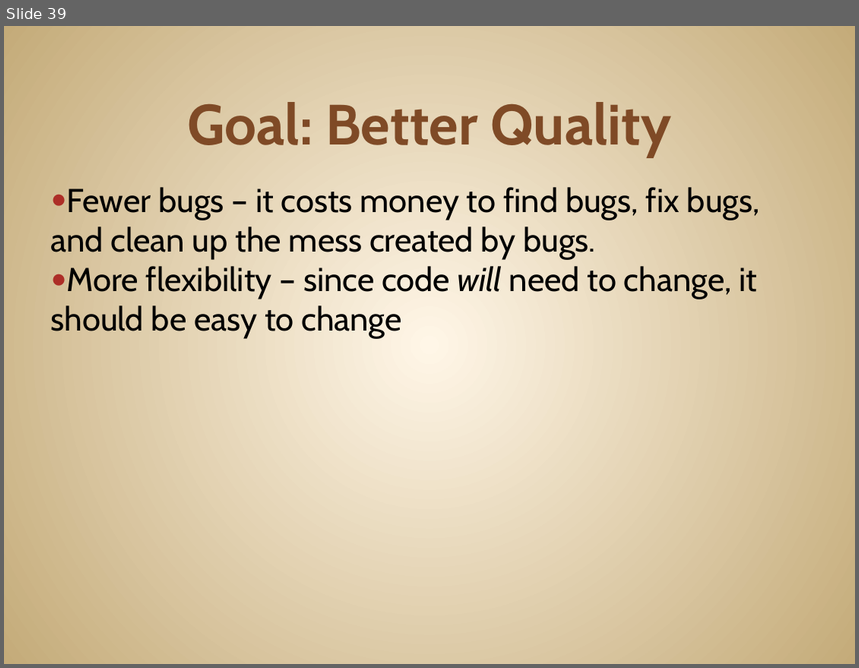
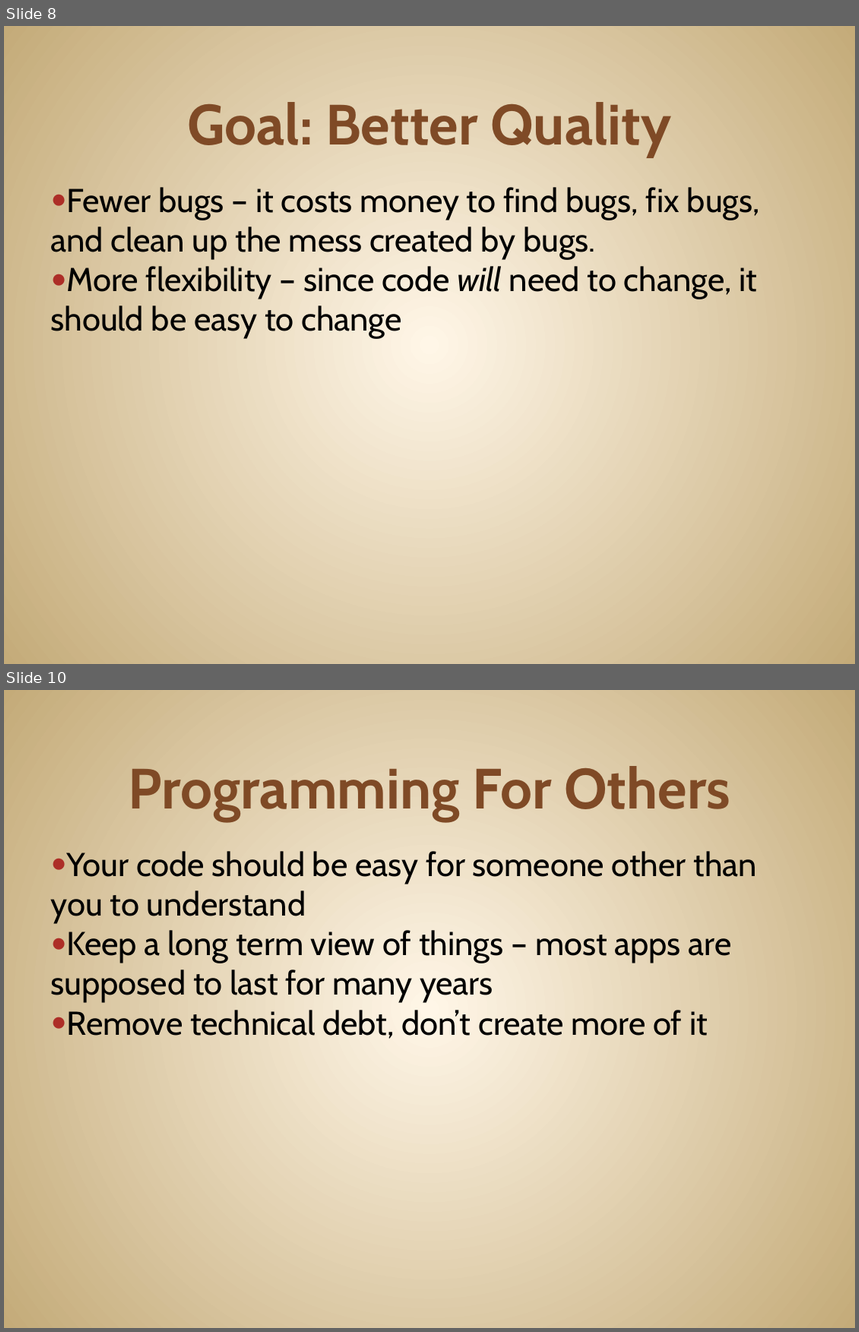
Before and after one commit to JonKruger/oop-solid-sample, a slide deck: slides/OOP-SOLID-CodeMash.pptx. Shown one above the other, each under a label of ours: slide 39 before the commit, slides 8 and 10 after it; the slides between them are not shown. The pictures are 859x668 and 859x1332 pixels, drawn with LibreOffice and Linux fonts; fonts in the diff are those of the drawing. Boxes give left, top, right and bottom in pixels: in the first picture for what was removed or moved away, otherwise in the second. Text is boxed around its words. In the diff, an @@ line names an element or a change of style, - is before the commit and + after.

```diff
--- a/slides/OOP-SOLID-CodeMash.pptx
+++ b/slides/OOP-SOLID-CodeMash.pptx
@@ slide 10 added at (x1=4, y1=690, x2=855, y2=1328), background gradient #FFF7E8 to #C4AA7A @@
@@ title added at (x1=129, y1=766, x2=731, y2=821), 48 pt, text #804B26, bold @@
+Programming For Others
@@ text added at (x1=51, y1=851, x2=757, y2=1039), 28 pt, text #000000 @@
+● Your code should be easy for someone other than you to understand
+● Keep a long term view of things – most apps are supposed to last for many years
+● Remove technical debt, don’t create more of it
@@ what was slide 39 is now slide 8 @@
```
Also in this commit, not shown: 5 slides changed, 5 other slides added, 5 slides removed.
